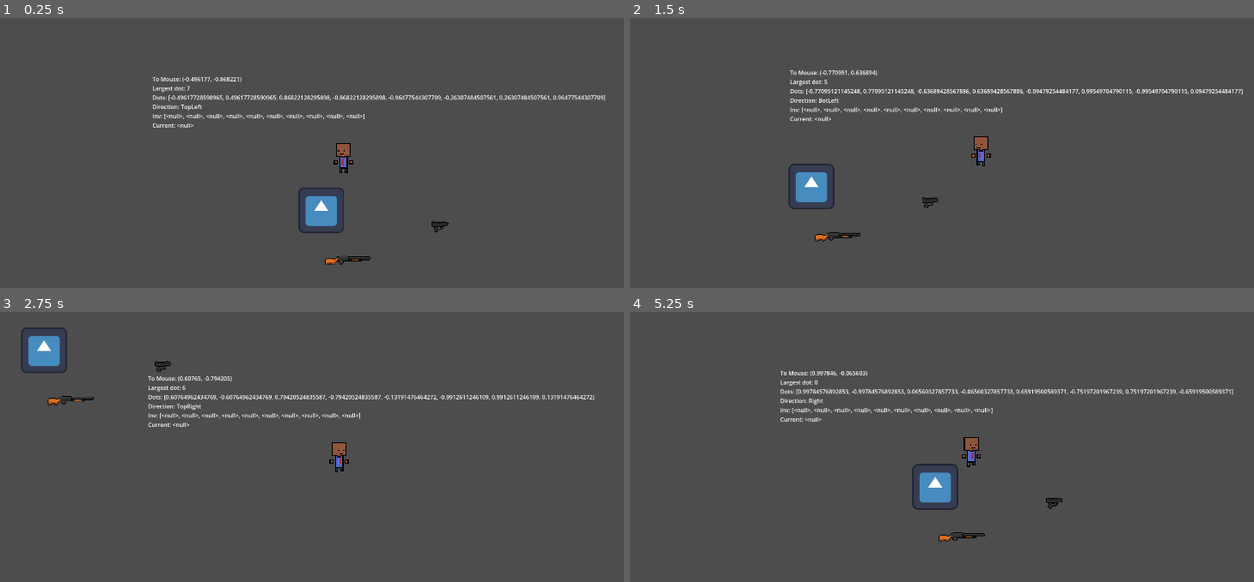
Above: before the commit, frames 1-4 (two rows, left to right).
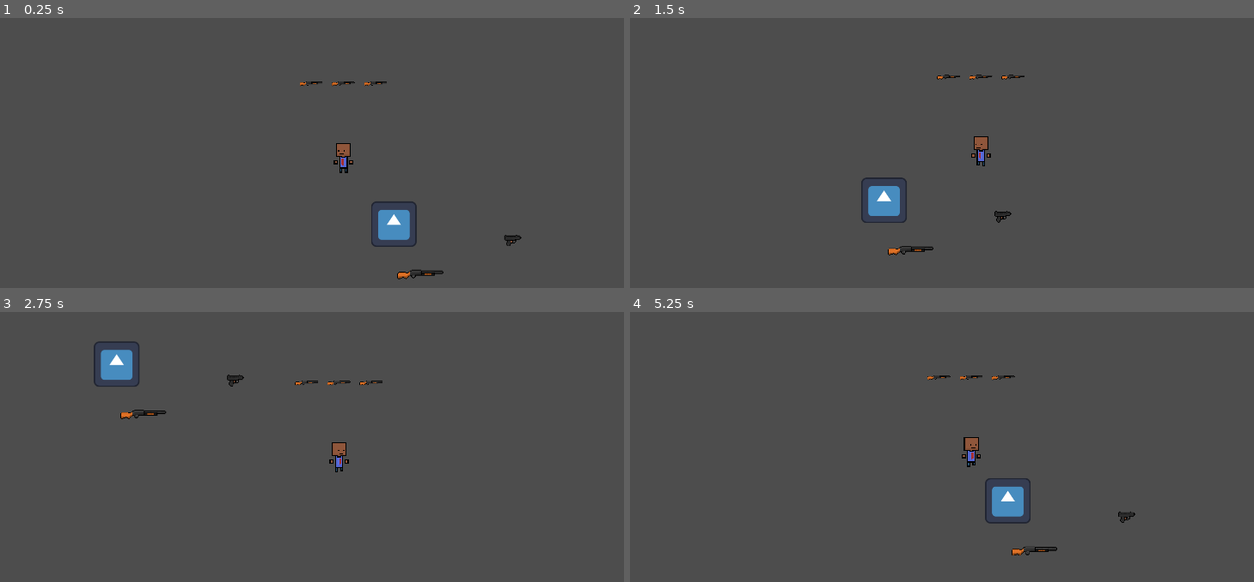
Above: after the commit, the same moments.

Repository: KarumGhag/Hitman-5
Game: Godot game, scene res://World/world.tscn
The game is run twice, just before and just after one commit, with the same random seed, the same clock (stepped at 60 frames per second) and the same inputs. The engine's default icon, where the game draws it, is replaced by a stand-in: a white triangle on a blue panel in a dark square.
Inputs (mouse positions are in pixels of both pictures, inside the frame that each line leads up to):
- Up to frame 1 (0.25 s): no input
- Up to frame 2 (1.5 s): move the mouse to (1066, 225) at 0.52 s; hold D (right) 0.53-1.28 s; tap Q (drop) at 0.6 s; tap H (holster) at 0.8, 1.35 s; move the mouse to (854, 255) at 1.27 s; hold S (down) from 1.28 s (still down)
- Up to frame 3 (2.75 s): tap Mouse wheel up (nextItem) at 1.55, 2.1 s; move the mouse to (411, 366) at 2.02 s; release S (down) at 2.03 s; hold D (right) from 2.03 s (still down); tap E (pickup) at 2.3 s
- Up to frame 4 (5.25 s): move the mouse to (942, 525) at 2.77 s; release D (right) at 2.78 s; hold W (up) 2.78-3.53 s; tap E (pickup) at 2.85 s; tap Mouse wheel down (prevItem) at 3.05, 3.6 s; move the mouse to (1179, 506) at 3.52 s; press the mouse at (1179, 506) at 3.53 s; hold A (left) 3.53-5.03 s; tap R (inventory, bound only after the commit) at 4.15 s; move the mouse to (767, 393) at 4.27 s; release the mouse at (767, 393) at 4.28 s; click (767, 393) at 4.35 s; tap Q (drop) at 4.55, 5.1 s; move the mouse to (1010, 449) at 5.02 s; hold S (down) from 5.03 s (still down)

The runs differ from the first frame. In frame 1, 3.3% of the frame differs, in the area x 24-97%, y 21-97%; in frame 2, 3.3%; in frame 3, 3.2%; in frame 4, 3.4%, in the area x 24-97%, y 21-91%.
Error before the commit: Invalid assignment of property or key 'equipped' with value of type 'bool' on a base object of type 'Nil'. (res://Inventory/PlayerInv.gd:45)

Commit message:
started making ui for inventory, adding comments

Diff:
--- a/Camera/camera.gd
+++ b/Camera/camera.gd
@@ -24,6 +24,8 @@
 #the fix is to use this exact code and do NOT make the camera a child of the player
 #instead put it into the world and set the global positon equal to the player's global position
 
+@export var active : bool = true
+
 func _ready() -> void:
 	player = get_tree().get_first_node_in_group("Player")
 
@@ -34,10 +36,11 @@
 	distanceToMouse = mousePos.distance_to(position)
 
 	#camera leans more when holding an item
-	if player.currentItem != null:
-		lean = directionToMouse * distanceToMouse * heldLean
-	else:
-		lean = directionToMouse * distanceToMouse * unheldLean
+	if active:
+		if player.currentItem != null:
+			lean = directionToMouse * distanceToMouse * heldLean
+		else:
+			lean = directionToMouse * distanceToMouse * unheldLean
 
 
 	#lean = directionToMouse * distanceToMouse * unheldLean
--- a/Gun System/GunClass.tscn
+++ b/Gun System/GunClass.tscn
@@ -22,13 +22,12 @@
 [sub_resource type="CircleShape2D" id="CircleShape2D_thvgv"]
 radius = 50.4207
 
-[node name="GunClass" type="Node2D" node_paths=PackedStringArray("shootPoint", "animationPlayer", "shootVectorPoint", "itemSprite", "pickUpArea", "pickUpBox")]
+[node name="GunClass" type="Node2D" node_paths=PackedStringArray("shootPoint", "animationPlayer", "shootVectorPoint", "pickUpArea", "pickUpBox")]
 script = ExtResource("1_its6t")
 shootPoint = NodePath("ShootPoint")
 animationPlayer = NodePath("AnimationPlayer")
 shootVectorPoint = NodePath("ShootVectorPoint")
 itemName = "Glock"
-itemSprite = NodePath("ItemSprite")
 pickUpArea = NodePath("PickUpArea")
 pickUpBox = NodePath("PickUpBox")
 
@@ -54,5 +53,3 @@
 
 [node name="ShootVectorPoint" type="Node2D" parent="."]
 position = Vector2(-14, -2)
-
-[node name="ItemSprite" type="Sprite2D" parent="."]
--- a/Guns/Glock.tscn
+++ b/Guns/Glock.tscn
@@ -1,8 +1,9 @@
-[gd_scene load_steps=9 format=3 uid="uid://dornoguqrdv12"]
+[gd_scene load_steps=11 format=3 uid="uid://dornoguqrdv12"]
 
 [ext_resource type="Script" uid="uid://dgsixfqekfio2" path="res://Gun System/GunClass.gd" id="1_8trd8"]
 [ext_resource type="PackedScene" uid="uid://dav0r05sjcywp" path="res://Bullet System/BulletClass.tscn" id="2_iv41w"]
 [ext_resource type="Texture2D" uid="uid://c5ujuw17k542v" path="res://Guns/Glock.png" id="2_s7lk7"]
+[ext_resource type="Texture2D" uid="uid://crh67565hpe4l" path="res://Art/PNG Guns/Glock.png" id="3_s3tpe"]
 
 [sub_resource type="Animation" id="Animation_5yrs8"]
 length = 0.1
@@ -46,7 +47,11 @@
 [sub_resource type="CircleShape2D" id="CircleShape2D_thvgv"]
 radius = 50.4207
 
-[node name="Glock" type="Node2D" node_paths=PackedStringArray("shootPoint", "animationPlayer", "shootVectorPoint", "itemSprite", "pickUpArea", "pickUpBox")]
+[sub_resource type="CapsuleShape2D" id="CapsuleShape2D_s3tpe"]
+radius = 24.0
+height = 48.0
+
+[node name="Glock" type="Node2D" node_paths=PackedStringArray("shootPoint", "animationPlayer", "shootVectorPoint", "itemSprite", "itemPNG", "pickUpArea", "pickUpBox")]
 script = ExtResource("1_8trd8")
 bullet = ExtResource("2_iv41w")
 shootPoint = NodePath("ShootPoint")
@@ -55,6 +60,7 @@
 bulletSpeed = 1500.0
 itemName = "Glock"
 itemSprite = NodePath("ItemSprite")
+itemPNG = NodePath("ItemPNG")
 pickUpArea = NodePath("PickUpArea")
 pickUpBox = NodePath("PickUpBox")
 
@@ -102,3 +108,13 @@
 "source": "res://Art/Guns/Glock.aseprite"
 }
 metadata/_aseprite_wizard_source_file_hash_ = "29d4e4d221828b30f4085f286684e4bd"
+
+[node name="ItemPNG" type="Sprite2D" parent="."]
+visible = false
+position = Vector2(0, -68)
+scale = Vector2(0.5, 0.5)
+texture = ExtResource("3_s3tpe")
+
+[node name="invItemCollider" type="CollisionShape2D" parent="ItemPNG"]
+position = Vector2(0, -2)
+shape = SubResource("CapsuleShape2D_s3tpe")
--- a/Guns/PumpShotgun.tscn
+++ b/Guns/PumpShotgun.tscn
@@ -1,8 +1,9 @@
-[gd_scene load_steps=8 format=3 uid="uid://bo3bswoiqulqq"]
+[gd_scene load_steps=10 format=3 uid="uid://bo3bswoiqulqq"]
 
 [ext_resource type="Script" uid="uid://dgsixfqekfio2" path="res://Gun System/GunClass.gd" id="1_e855d"]
 [ext_resource type="PackedScene" uid="uid://dav0r05sjcywp" path="res://Bullet System/BulletClass.tscn" id="2_kdcke"]
 [ext_resource type="Texture2D" uid="uid://bls0vhd2ss67d" path="res://Guns/PumpShotgun.png" id="3_w4pdv"]
+[ext_resource type="Texture2D" uid="uid://kklx3d50ssbv" path="res://Art/PNG Guns/PumpShotgun.png" id="4_hw5c0"]
 
 [sub_resource type="Animation" id="Animation_blotc"]
 length = 0.8
@@ -30,7 +31,11 @@
 [sub_resource type="CircleShape2D" id="CircleShape2D_thvgv"]
 radius = 50.4207
 
-[node name="PumpShotgun" type="Node2D" node_paths=PackedStringArray("shootPoint", "animationPlayer", "shootVectorPoint", "itemSprite", "pickUpArea", "pickUpBox")]
+[sub_resource type="CapsuleShape2D" id="CapsuleShape2D_hw5c0"]
+radius = 50.0
+height = 500.0
+
+[node name="PumpShotgun" type="Node2D" node_paths=PackedStringArray("shootPoint", "animationPlayer", "shootVectorPoint", "itemSprite", "itemPNG", "pickUpArea", "pickUpBox")]
 script = ExtResource("1_e855d")
 bullet = ExtResource("2_kdcke")
 shootPoint = NodePath("ShootPoint")
@@ -47,6 +52,7 @@
 shakeAmount = 10.0
 itemName = "Pump-action Shotgun"
 itemSprite = NodePath("ItemSprite")
+itemPNG = NodePath("ItemPNG")
 pickUpArea = NodePath("PickUpArea")
 pickUpBox = NodePath("PickUpBox")
 
@@ -96,3 +102,14 @@
 "source": "res://Art/Guns/PumpShotgun.aseprite"
 }
 metadata/_aseprite_wizard_source_file_hash_ = "b24b2d131ed8590406efd2e3ce695e8f"
+
+[node name="ItemPNG" type="Sprite2D" parent="."]
+visible = false
+position = Vector2(0, -100)
+scale = Vector2(0.1, 0.1)
+texture = ExtResource("4_hw5c0")
+
+[node name="invItemCollider" type="CollisionShape2D" parent="ItemPNG"]
+position = Vector2(0, -10)
+rotation = 1.5708
+shape = SubResource("CapsuleShape2D_hw5c0")
--- /dev/null
+++ b/Inventory/InventoryItemClass.tscn
@@ -0,0 +1,7 @@
+[gd_scene format=3 uid="uid://cv6oban8ic8ol"]
+
+[node name="InventoryItemClass" type="Area2D"]
+
+[node name="Sprite2D" type="Sprite2D" parent="."]
+
+[node name="CollisionShape2D" type="CollisionShape2D" parent="."]
--- a/Inventory/ItemClass.gd
+++ b/Inventory/ItemClass.gd
@@ -4,7 +4,10 @@
 
 @export_subgroup("Item")
 @export var itemName : String
+@export var itemScene : PackedScene
 @export var itemSprite : Sprite2D
+@export var itemPNG : Sprite2D
+
 @export var pickUpArea : Area2D	## How close you have to be to pick up an item
 @export var pickUpBox : Area2D	## The area you have to click on to pick up the item
 var canPickUp : bool = false
@@ -61,17 +64,25 @@
 			inv.currentItem = inv.inv[i]
 			equipped = true
 
+			inv.uiUpdate()
+
 			return
 
 func drop() -> void:
 
+	var currentPos : int = inv.getCurrent(self)
 
 	inInv = false
 	equipped = false
 	inv.currentItem = null
+	inv.inv[currentPos] = null
+
+
 
 	global_position = inv.currentHoldPos
 	print(global_position)
+
+	inv.uiUpdate()
 
 
 
--- a/Inventory/PlayerInv.gd
+++ b/Inventory/PlayerInv.gd
@@ -28,11 +28,12 @@
 			break
 
 
-
+	uiReady()
 
 
 func _process(_delta) -> void:
 
+	uiProcess()
 
 	for i in range(len(inv)):
 		if inv[i] != null and currentHoldPos != null:
@@ -41,11 +42,12 @@
 
 
 
-	if Input.is_action_just_pressed("nextItem") and not holstered:
+	if Input.is_action_just_pressed("nextItem") and not holstered and currentItem != null:
+
 		currentItem.equipped = false
 		currentItem = inv[getNext(getCurrent())]
 		currentItem.equipped = true
-	if Input.is_action_just_pressed("prevItem") and not holstered:
+	if Input.is_action_just_pressed("prevItem") and not holstered and currentItem != null:
 		currentItem.equipped = false
 		currentItem = inv[getPrev(getCurrent())]
 		currentItem.equipped = true
@@ -56,8 +58,8 @@
 
 #if holstered a temp item is set to the next or prev and then the last equipped item is changed and the current item is re holstered
 	if Input.is_action_just_pressed("nextItem") and holstered:
-		tempItem = inv[getNext(getCurrent(tempItem))]
-		lastEquipedItem = getCurrent(tempItem)
+		tempItem = inv[getNext(getCurrent(tempItem))] #temp item is used so it can search for a specific item
+		lastEquipedItem = getCurrent(tempItem) #updates what the item should be when un holstered
 
 
 	if Input.is_action_just_pressed("prevItem") and holstered:
@@ -80,7 +82,7 @@
 
 	if currentItem != null:
 
-
+		#if the mouse is behind the player then the sprite has to flip and move to the location of the left hand
 		if get_global_mouse_position().x < player.global_position.x:
 			currentItem.global_position = player.leftHold.global_position
 			currentItem.itemSprite.flip_v = true
@@ -88,25 +90,30 @@
 			currentItem.global_position = player.rightHold.global_position
 			currentItem.itemSprite.flip_v = false
 
-
+		#breaks if you try to look at and then change global position
 		currentHoldPos = currentItem.global_position
 
 		currentItem.look_at(get_global_mouse_position())
 
 func getNext(currentPos) -> int:
 
+	#means that there is nothing in the inventory
 	if currentPos == -1:
 		return -1
 
+
 	while true:
-
+		#if the next item location is the lenght of the inventory it has to loop back to the start
 		if currentPos + 1 == len(inv):
 			currentPos = 0
+			#this means that item 0 is not null so its the next item
 			if inv[currentPos] != null:
 				break
 
+		#adds 1 to the next item
 		currentPos += 1
 
+		#if the next item is not null then its the next item
 		if inv[currentPos] != null:
 			break
 
@@ -115,6 +122,7 @@
 
 
 
+#same as above but takes away instead of adding it takes away
 func getPrev(currentPos) -> int:
 
 	if currentPos == -1:
@@ -139,11 +147,13 @@
 
 func getCurrent(toFind : Item = null) -> int:
 
+	#if the item is holstered then it searches for to find which is set to the last item before anything was holstered
 	if toFind != null:
 		for j in range(len(inv)):
 			if inv[j] == toFind:
 				return j
 
+	#other wise it will search for the current item because nothing specified is being searched for
 	for j in range(len(inv)):
 		if inv[j] == currentItem and currentItem != null:
 			return j
@@ -154,10 +164,53 @@
 
 	return -1
 
-
+#checks if the inventory is empty
 func isEmpty() -> bool:
 	for i in range(len(inv)):
 		if inv[i] != null:
 			return false
 
 	return true
+
+
+#inventory ui
+@export_subgroup("UI")
+var open : bool
+@export var itemRepresent : Array[Sprite2D]
+@export var itemButtons : Array[Button]
+@export var ui : Control
+var chosenPos : int
+
+
+@export var currentRep : Sprite2D
+@export var rightRep : Sprite2D
+@export var leftRep : Sprite2D
+
+
+func uiReady() -> void:
+	open = false
+
+
+func uiProcess() -> void:
+
+	if Input.is_action_just_pressed("pickup") or Input.is_action_just_pressed("drop") or Input.is_action_just_pressed("inventory") or Input.is_action_just_pressed("nextItem") or Input.is_action_just_pressed("prevItem"):
+		uiUpdate()
+
+	#swaps the open value and sets the visibility to the open
+	if Input.is_action_just_pressed("inventory"):
+		open = !open
+		ui.visible = open
+
+
+func uiUpdate() -> void:
+	return
+
+	#if the inventory is empty then it should set the sprites to nothing
+	if isEmpty():
+		currentRep.texture = null
+		rightRep.texture = null
+		leftRep.texture = null
+
+	currentRep.texture = currentItem.itemPNG.texture
+	if getNext(getCurrent()) != getCurrent():
+		print("test")
--- /dev/null
+++ b/Inventory/inventorySlot.tscn
@@ -0,0 +1,10 @@
+[gd_scene format=3 uid="uid://du5xu3wtea0uv"]
+
+[node name="InventorySlot" type="Panel"]
+anchors_preset = 15
+anchor_right = 1.0
+anchor_bottom = 1.0
+offset_right = -1804.0
+offset_bottom = -971.0
+grow_horizontal = 2
+grow_vertical = 2
--- a/Player/player.gd
+++ b/Player/player.gd
@@ -33,6 +33,8 @@
 @export var leftHold : Node2D
 @export var holder : Node2D
 
+@export_subgroup("Animations")
+@export var animator : Node2D
 
 
 
--- a/Player/player.tscn
+++ b/Player/player.tscn
@@ -1,10 +1,11 @@
-[gd_scene load_steps=15 format=3 uid="uid://r1rcdcocn5hc"]
+[gd_scene load_steps=16 format=3 uid="uid://r1rcdcocn5hc"]
 
 [ext_resource type="Script" uid="uid://ckxvqgoqxt3hh" path="res://Player/player.gd" id="1_bvebw"]
 [ext_resource type="Texture2D" uid="uid://d3ttw7pny6au8" path="res://Player/Player.png" id="2_5l58u"]
 [ext_resource type="Texture2D" uid="uid://bi1m84u5rnjuw" path="res://Player/PlayerHead.png" id="2_7wdtj"]
 [ext_resource type="Script" uid="uid://cwij3kfbw3nga" path="res://Inventory/PlayerInv.gd" id="4_gwnis"]
 [ext_resource type="Script" uid="uid://cchqjwlsf03he" path="res://Player/player_shoot.gd" id="6_fhl08"]
+[ext_resource type="Texture2D" uid="uid://kklx3d50ssbv" path="res://Art/PNG Guns/PumpShotgun.png" id="6_od3ui"]
 [ext_resource type="Script" uid="uid://d3uec1c82qn8d" path="res://Player/animator.gd" id="6_vtle1"]
 
 [sub_resource type="RectangleShape2D" id="RectangleShape2D_gfpsm"]
@@ -90,7 +91,7 @@
 radius = 15.0
 height = 80.0
 
-[node name="Player" type="CharacterBody2D" node_paths=PackedStringArray("holdNode", "inventory", "rightHold", "leftHold", "debugText") groups=["Player"]]
+[node name="Player" type="CharacterBody2D" node_paths=PackedStringArray("holdNode", "inventory", "rightHold", "leftHold", "animator", "debugText") groups=["Player"]]
 position = Vector2(0, -26)
 script = ExtResource("1_bvebw")
 accel = 0.25
@@ -98,6 +99,7 @@
 inventory = NodePath("Inventory")
 rightHold = NodePath("Holding/RightHold")
 leftHold = NodePath("Holding/LeftHold")
+animator = NodePath("Animator")
 debugText = NodePath("Debug")
 
 [node name="MousePos" type="Area2D" parent="."]
@@ -169,14 +171,12 @@
 shape = SubResource("CapsuleShape2D_btcbx")
 
 [node name="Debug" type="Label" parent="."]
+visible = false
 offset_left = -534.0
 offset_top = -227.0
 offset_right = -463.0
 offset_bottom = -204.0
 text = "Direction"
-
-[node name="Inventory" type="Node2D" parent="."]
-script = ExtResource("4_gwnis")
 
 [node name="Holding" type="Node2D" parent="."]
 
@@ -199,3 +199,35 @@
 bodySprite = NodePath("../PlayerBody")
 bodyAnimator = NodePath("../PlayerBody/BodyAnim")
 headAnimator = NodePath("../HeadSprite/HeadAnim")
+
+[node name="Inventory" type="Node2D" parent="." node_paths=PackedStringArray("itemRepresent", "itemButtons", "ui", "currentRep", "rightRep", "leftRep")]
+script = ExtResource("4_gwnis")
+itemRepresent = [NodePath("UI/sprites/current"), NodePath(""), NodePath(""), NodePath(""), NodePath(""), NodePath(""), NodePath(""), NodePath(""), NodePath(""), NodePath("")]
+itemButtons = [NodePath(""), NodePath(""), NodePath(""), NodePath(""), NodePath(""), NodePath(""), NodePath(""), NodePath(""), NodePath(""), NodePath("")]
+ui = NodePath("UI")
+currentRep = NodePath("UI/sprites/current")
+rightRep = NodePath("UI/sprites/right")
+leftRep = NodePath("UI/sprites/left")
+
+[node name="UI" type="Control" parent="Inventory"]
+layout_mode = 3
+anchors_preset = 0
+offset_top = -3.0
+offset_bottom = -3.0
+
+[node name="sprites" type="Node2D" parent="Inventory/UI"]
+
+[node name="current" type="Sprite2D" parent="Inventory/UI/sprites"]
+position = Vector2(0, -200)
+scale = Vector2(0.1, 0.1)
+texture = ExtResource("6_od3ui")
+
+[node name="right" type="Sprite2D" parent="Inventory/UI/sprites"]
+position = Vector2(90, -200)
+scale = Vector2(0.1, 0.1)
+texture = ExtResource("6_od3ui")
+
+[node name="left" type="Sprite2D" parent="Inventory/UI/sprites"]
+position = Vector2(-90, -200)
+scale = Vector2(0.1, 0.1)
+texture = ExtResource("6_od3ui")
--- a/World/world.tscn
+++ b/World/world.tscn
@@ -10,7 +10,7 @@
 position = Vector2(-4, -7)
 
 [node name="Player" parent="." instance=ExtResource("1_4v28w")]
-position = Vector2(205, 36)
+position = Vector2(2, -3)
 
 [node name="Camera" parent="." node_paths=PackedStringArray("offsetLabel") instance=ExtResource("2_ismrf")]
 offsetLabel = NodePath("Label")
--- a/project.godot
+++ b/project.godot
@@ -80,3 +80,8 @@
 "events": [Object(InputEventKey,"resource_local_to_scene":false,"resource_name":"","device":-1,"window_id":0,"alt_press …(192 unchanged characters)…
 ]
 }
+inventory={
+"deadzone": 0.2,
+"events": [Object(InputEventKey,"resource_local_to_scene":false,"resource_name":"","device":-1,"window_id":0,"alt_pressed":false,"shift_pressed":false,"ctrl_pressed":false,"meta_pressed":false,"pressed":false,"keycode":0,"physical_keycode":82,"key_label":0,"unicode":114,"location":0,"echo":false,"script":null)
+]
+}
Binary file added: Art/PNG Guns/Glock.png
Not shown, added: Art/PNG Guns/Glock.png.import
Binary file added: Art/PNG Guns/PumpShotgun.png
Not shown, added: Art/PNG Guns/PumpShotgun.png.import
